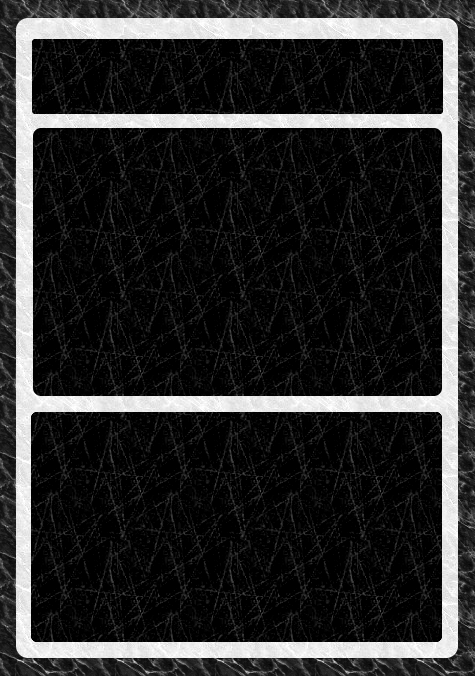
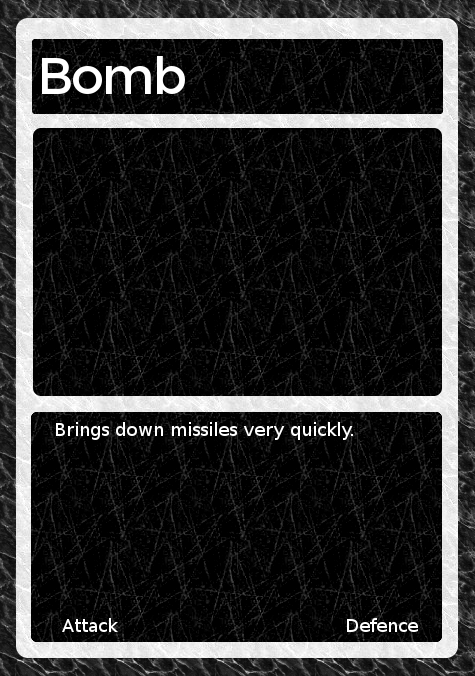
Revision of a layered 475 × 676 image; what changed, layer by layer:
added layer "Brings down missiles very quic..." above "Bomb" over (56, 422, 353, 440)
added layer "Bomb" above "Useful for hitting bombs and m..." over (42, 56, 185, 94)
added layer "Attack ..." above "Layer" over (62, 618, 418, 632)
